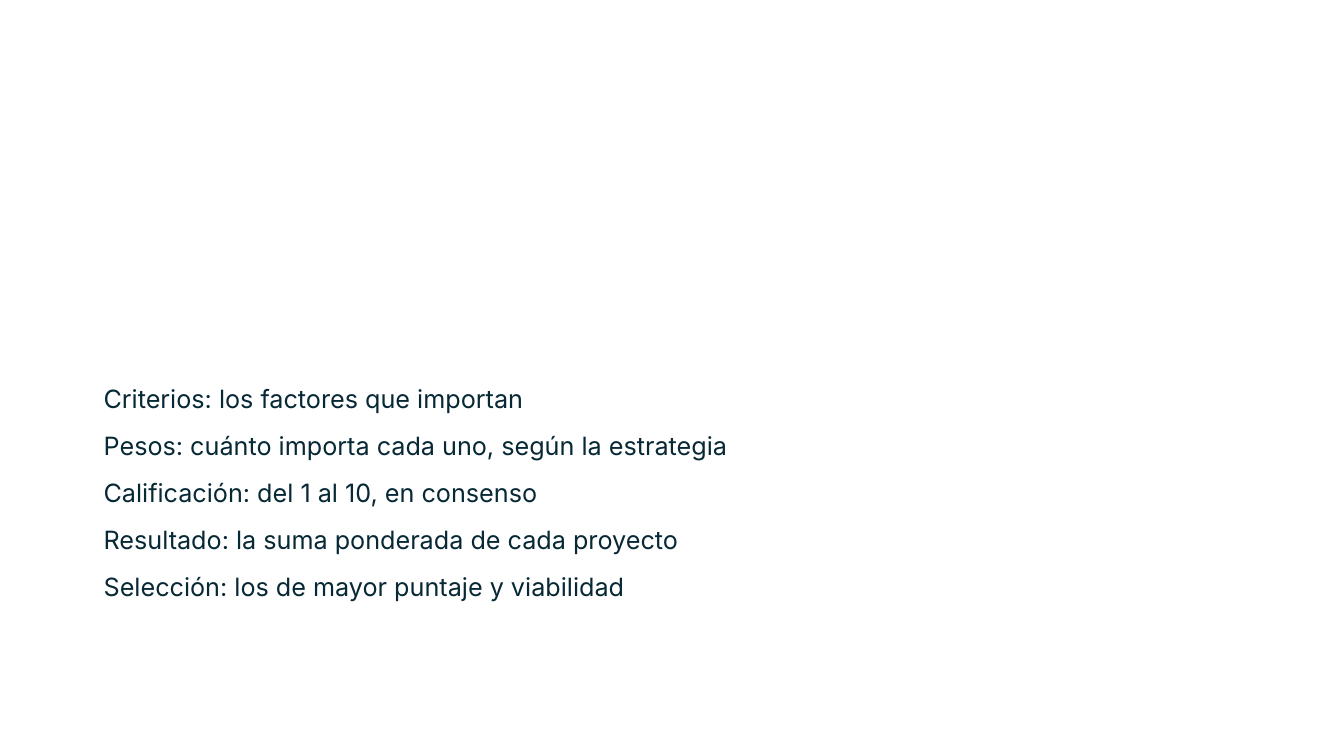
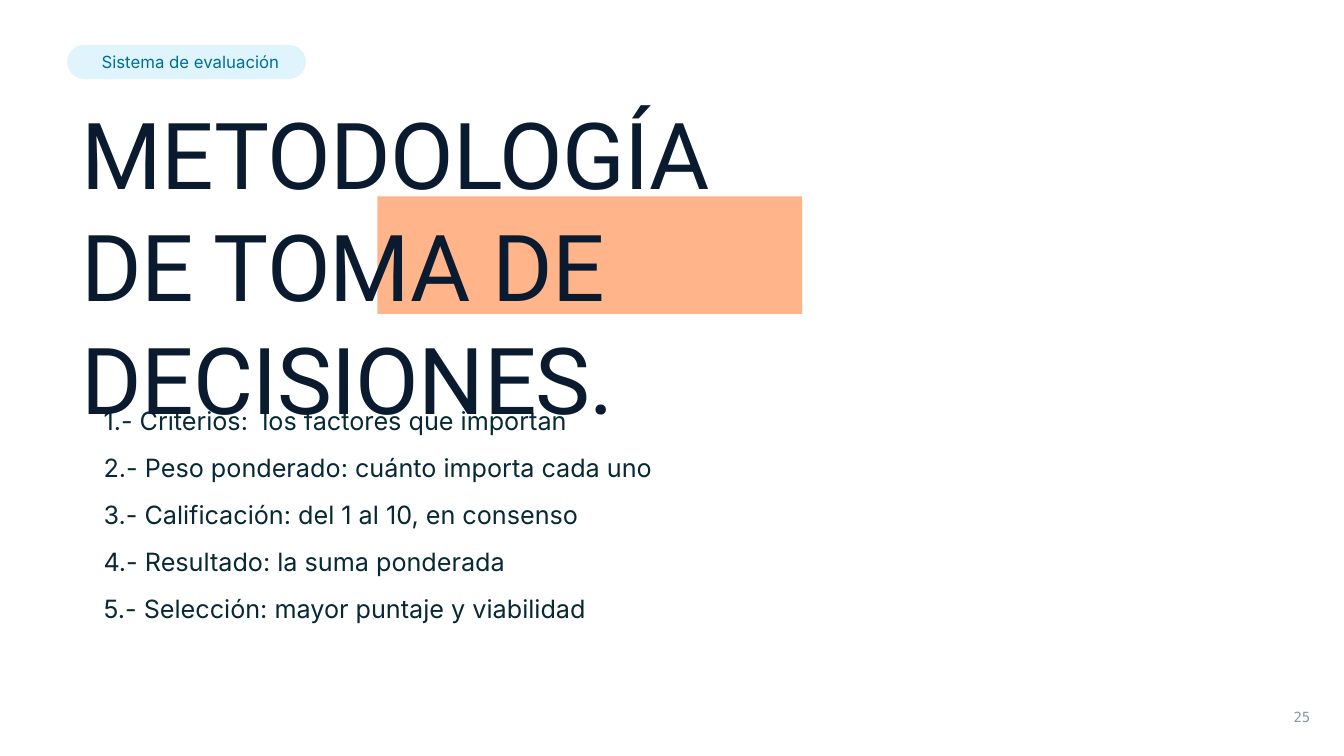
Before and after one commit to vadai-ia/academia-vadai, a slide deck: slide 25 of contenido/claude-en-tu-empresa/sesion-1/entregables/sesion-1-alineacion.pptx (slide 43 before the commit). Drawn at 1344x756 pixels with LibreOffice and Linux fonts; fonts in the diff are those of the drawing; background and template pictures are left out. Boxes give left, top, right and bottom in pixels: in the first picture for what was removed or moved away, otherwise in the second. Text is boxed around its words. In the diff, an @@ line names an element or a change of style, - is before the commit and + after.

```diff
--- a/contenido/claude-en-tu-empresa/sesion-1/entregables/sesion-1-alineacion.pptx
+++ b/contenido/claude-en-tu-empresa/sesion-1/entregables/sesion-1-alineacion.pptx
@@ rounded rectangle added at [68,44,307,79], fill #DFF4FC, 12 pt, text #006E96 @@
+Sistema de evaluación
@@ text added at [82,105,710,435], 66 pt, text #0A1A2F @@
+METODOLOGÍA DE TOMA DE DECISIONES.
@@ rectangle added at [377,197,803,315], fill #FFB489 @@
@@ text at [104,409,652,624]: text changed @@
-Criterios: los factores que importan
-Pesos: cuánto importa cada uno, según la estrategia
-Calificación: del 1 al 10, en consenso
-Resultado: la suma ponderada de cada proyecto
-Selección: los de mayor puntaje y viabilidad
+1.- Criterios: los factores que importan
+2.- Peso ponderado: cuánto importa cada uno
+3.- Calificación: del 1 al 10, en consenso
+4.- Resultado: la suma ponderada
+5.- Selección: mayor puntaje y viabilidad
@@ text added at [1294,711,1311,722], 10 pt, text #859AA6 @@
+25
```
Also in this commit, not shown: 8 other slides changed, 27 slides added, 46 slides removed, 50 other files.
